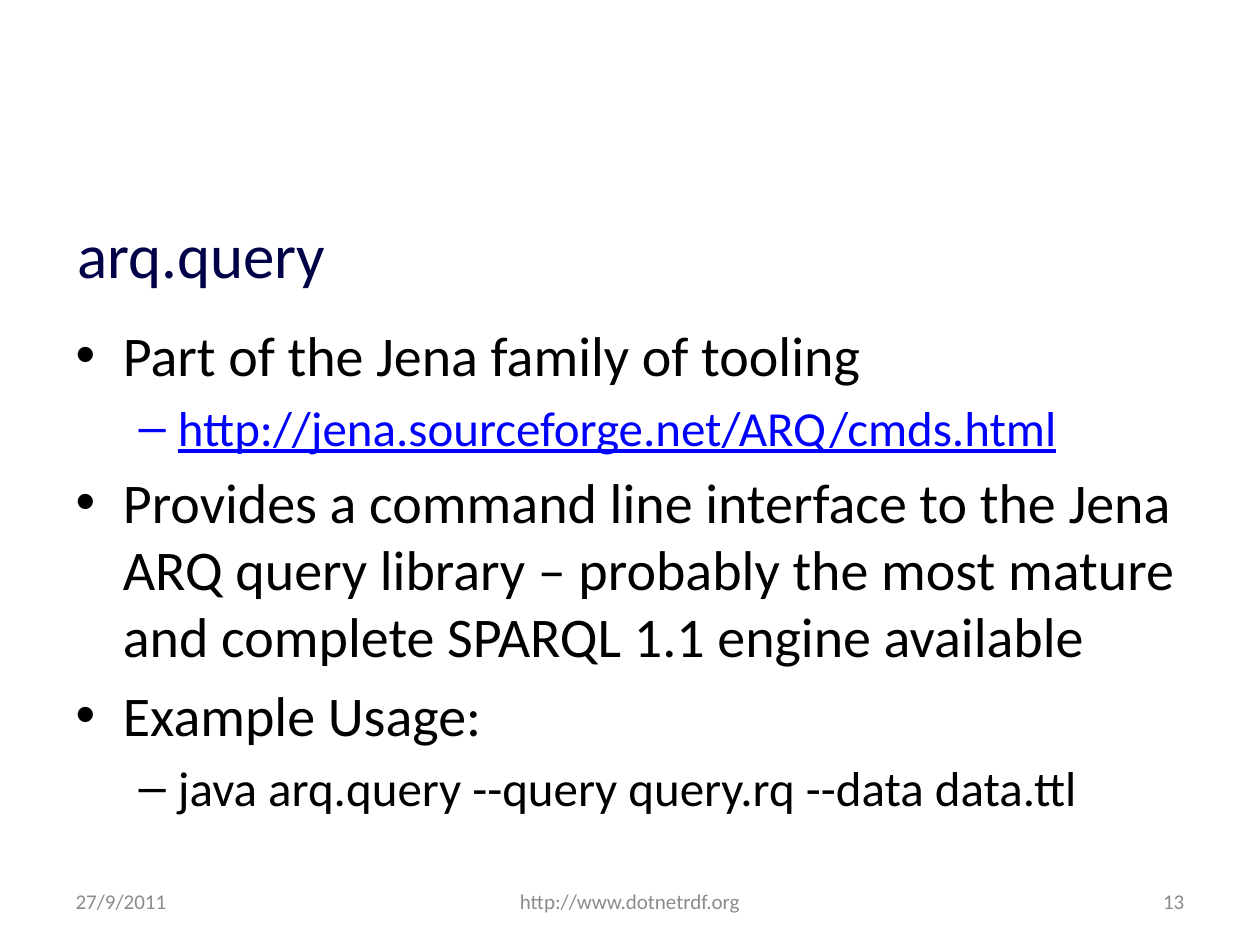
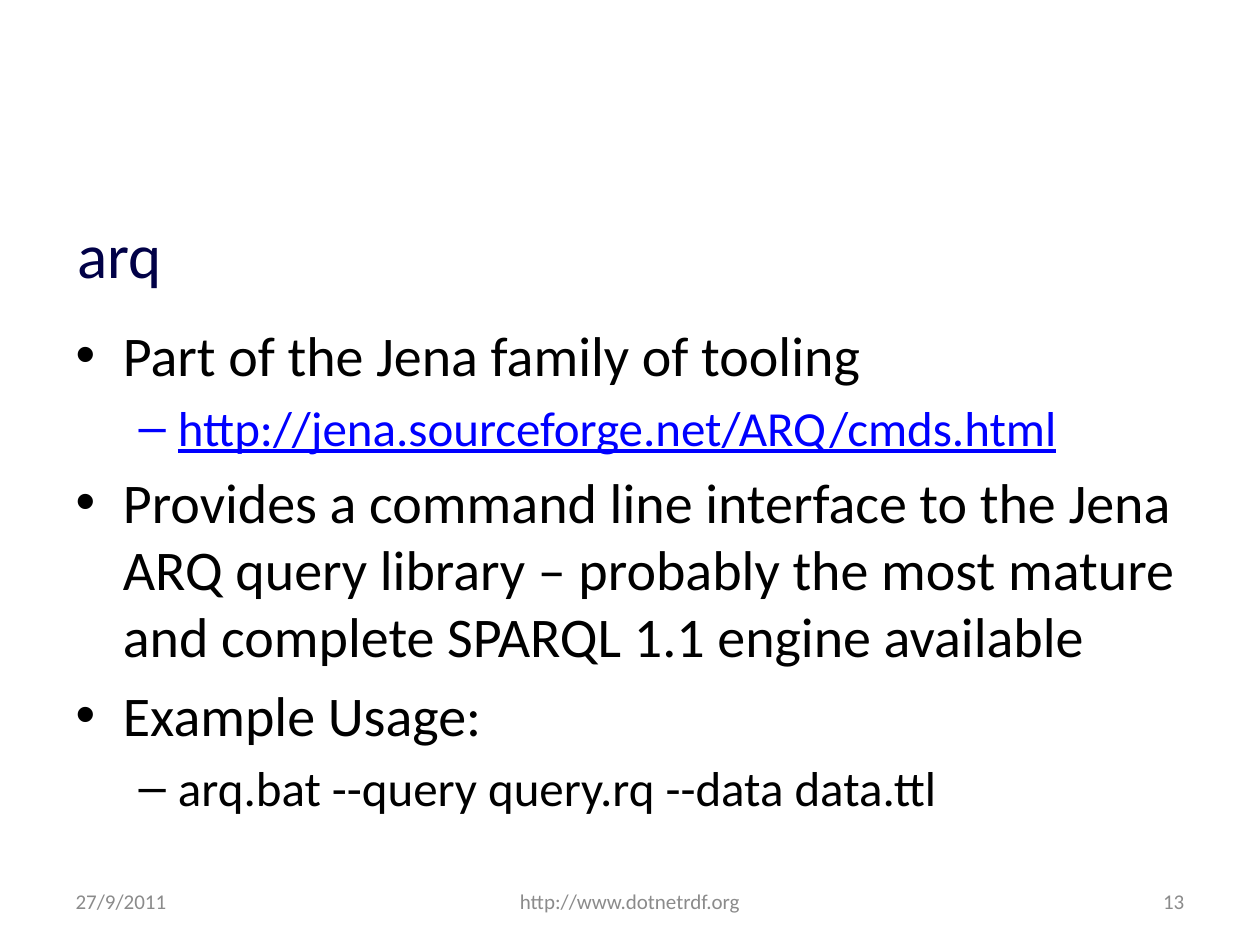
Before and after one commit to JohnGoldsmith/dotnetrdf-wiki, a slide deck: slide 13 of Slides/London SemWeb Meetup Talk Sept 2011.pptx. Drawn at 1260x945 pixels with LibreOffice and Linux fonts; fonts in the diff are those of the drawing; background and template pictures are left out. Boxes give left, top, right and bottom in pixels: in the first picture for what was removed or moved away, otherwise in the second. Text is boxed around its words. In the diff, an @@ line names an element or a change of style, - is before the commit and + after.

Commit message:
Minor tweaks to slides for Tuesdays talk

```diff
--- a/Slides/London SemWeb Meetup Talk Sept 2011.pptx
+++ b/Slides/London SemWeb Meetup Talk Sept 2011.pptx
@@ title at (77, 247, 161, 288): text changed @@
-arq.query
+arq
@@ text at (178, 772, 937, 814): text changed @@
-  – java arq.query --query query.rq --data data.ttl
+  – arq.bat --query query.rq --data data.ttl
```
